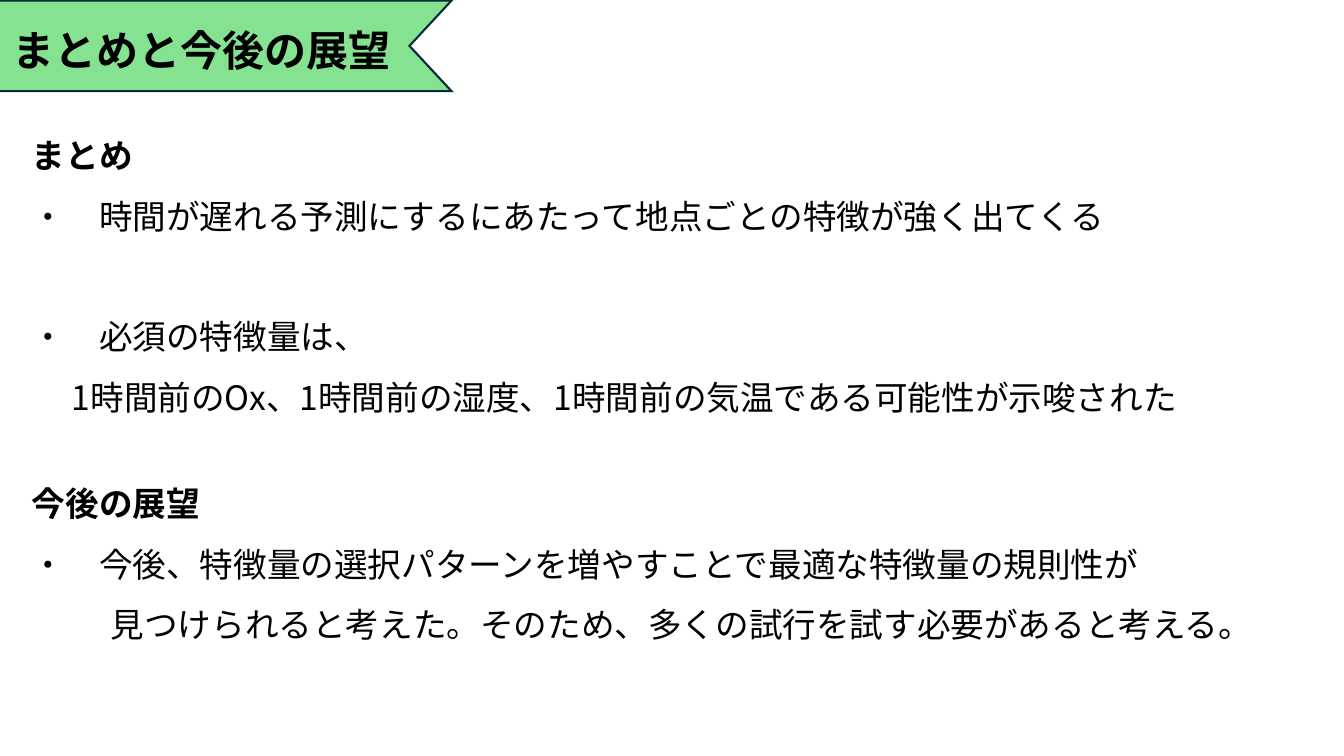
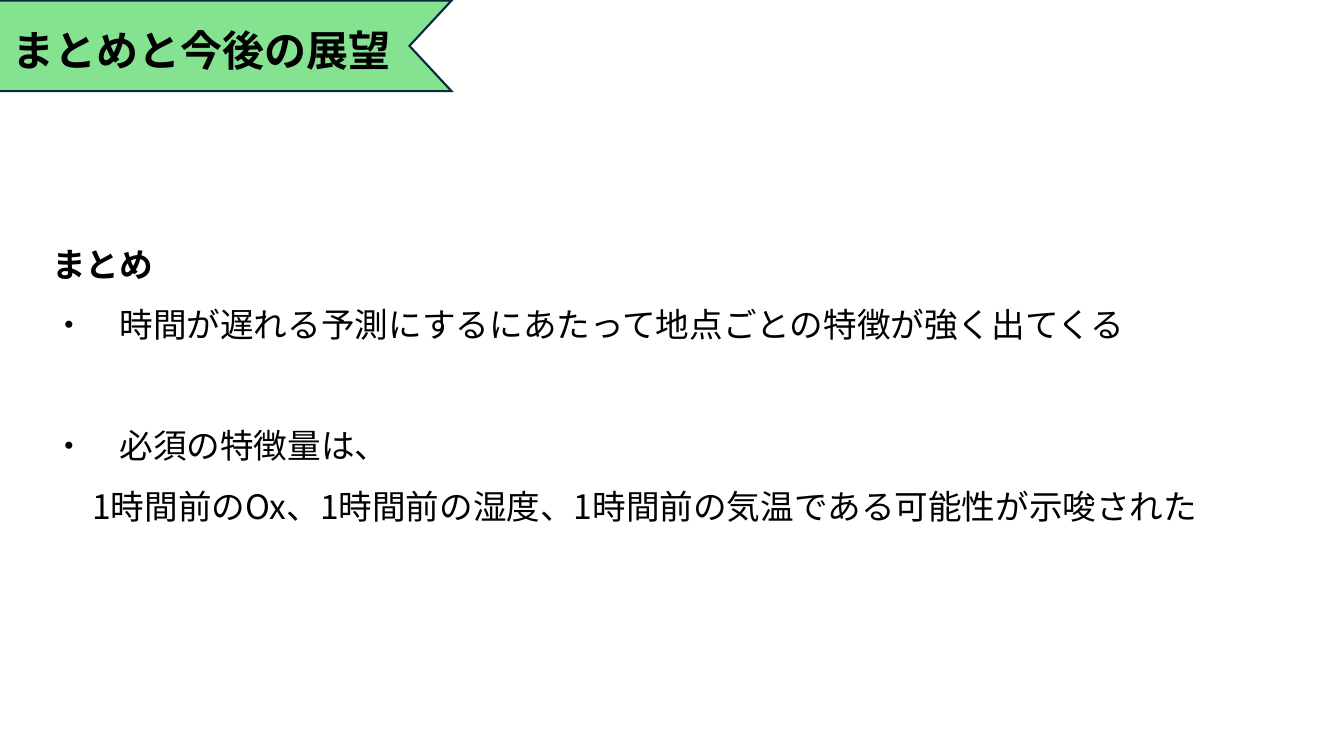
Before and after one commit to Tatsuki0623/lab, a slide deck: slide 13 of out_data/最終発表.pptx. Drawn at 1344x756 pixels with LibreOffice and Linux fonts; fonts in the diff are those of the drawing. Boxes give left, top, right and bottom in pixels: in the first picture for what was removed or moved away, otherwise in the second. Text is boxed around its words. In the diff, an @@ line names an element or a change of style, - is before the commit and + after.

```diff
--- a/out_data/最終発表.pptx
+++ b/out_data/最終発表.pptx
@@ text "まとめ": place and size @@
-text "まとめ" at [32, 140, 1177, 413]
+text "まとめ" at [52, 249, 1197, 522]
@@ text removed at [32, 487, 1252, 640] @@
-今後の展望
-・ 今後、特徴量の選択パターンを増やすことで最適な特徴量の規則性が
-見つけられると考えた。そのため、多くの試行を試す必要があると考える。
```
Also in this commit, not shown: 2 other slides changed.
